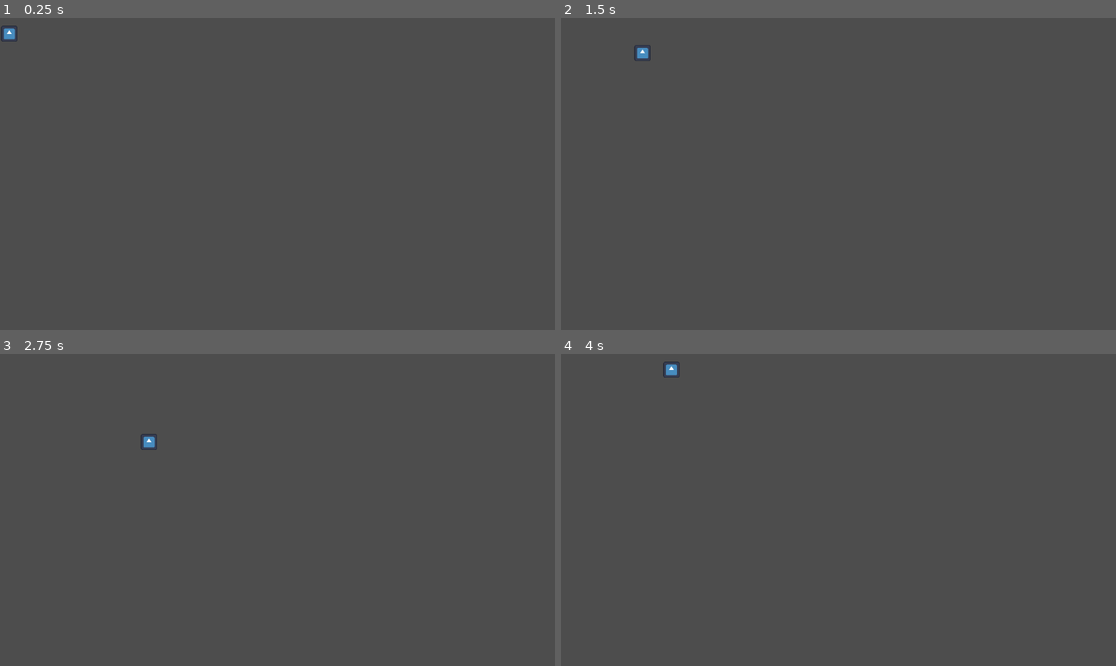
Above: before the commit, frames 1-4 (two rows, left to right).
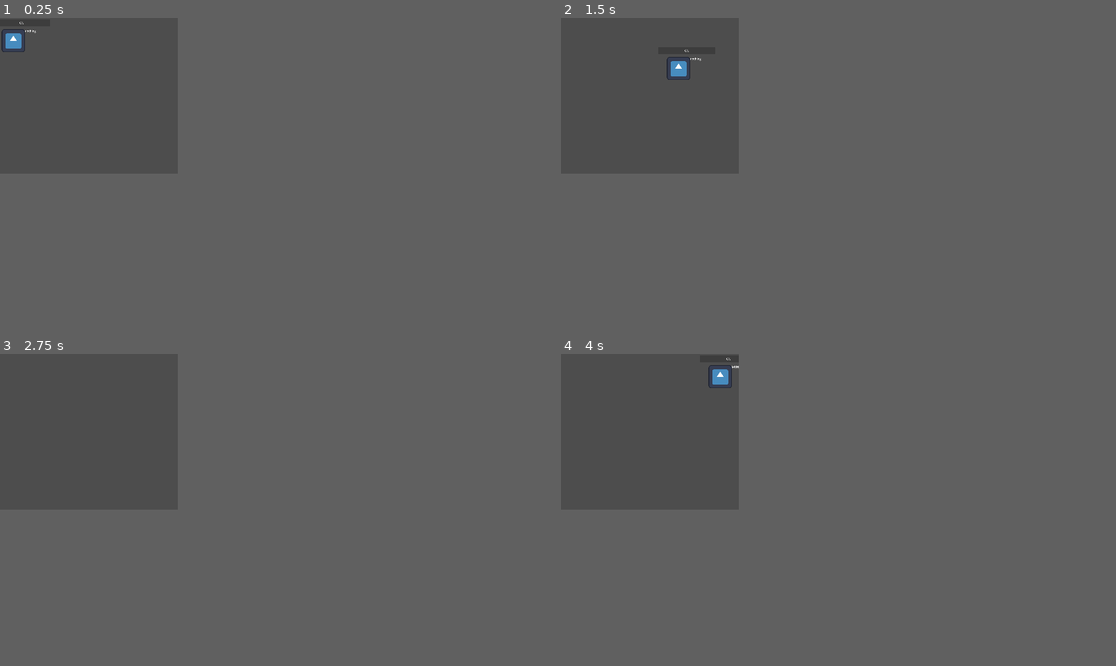
Above: after the commit, the same moments.

Repository: 8bitbiochemist/nes_jam_26
Game: Godot game, scene res://Scenes/world.tscn
Two runs of this game, one before a commit and one after it. Both use one fixed random seed, a clock stepped at 60 frames per second and the inputs below. The engine's default icon, where the game draws it, is replaced by a stand-in: a white triangle on a blue panel in a dark square.
Inputs:
- Up to frame 1 (0.25 s): no input
- Up to frame 2 (1.5 s): tap Enter at 0.5 s; hold Right (Right) 0.53-1.28 s; hold X (Interact) 0.53-1.28 s; tap Z (Item ) at 0.8, 1.35 s; hold Down (Down) from 1.28 s (still down)
- Up to frame 3 (2.75 s): tap X (Interact) at 1.55 s; release Down (Down) at 2.03 s; hold Right (Right) from 2.03 s (still down); hold X (Interact) from 2.03 s (still down); tap Z (Item ) at 2.3 s
- Up to frame 4 (4 s): release Right (Right) at 2.78 s; release X (Interact) at 2.78 s; hold Up (Up) 2.78-3.53 s; tap Z (Item ) at 2.85, 3.8 s; tap X (Interact) at 3.05 s; hold Left (Left) from 3.53 s (still down); hold X (Interact) from 3.53 s (still down)
In our replay, the window is 799x449 before the commit and 256x224 after it. These sizes can differ from the game's own. Grey fills any space a smaller window leaves; there, only what the larger window draws over its background counts as a difference.

The runs differ from the first frame. In frame 1, 0.2% of the frame differs, in the area x 0-7%, y 1-11%; in frame 2, 0.3%, in the area x 13-26%, y 8-20%; in frame 3, 0.1%; in frame 4, 0.3%.

Commit message:
Added bare bones life drain ability and testing for character controls. Also hunger.gd  was used to create a hunger bar for testing

Diff:
--- a/greed/Scenes/player.tscn
+++ b/greed/Scenes/player.tscn
@@ -6,7 +6,9 @@
 [sub_resource type="RectangleShape2D" id="RectangleShape2D_cvnsp"]
 size = Vector2(135, 136)
 
-[node name="CharacterBody2D" type="CharacterBody2D" unique_id=216121179]
+[sub_resource type="LabelSettings" id="LabelSettings_cvnsp"]
+
+[node name="Player" type="CharacterBody2D" unique_id=216121179]
 motion_mode = 1
 script = ExtResource("2_cvnsp")
 SPEED = 200.0
@@ -17,3 +19,22 @@
 
 [node name="Sprite2D" type="Sprite2D" parent="." unique_id=95169920]
 texture = ExtResource("1_v0iea")
+
+[node name="Testing Buttons" type="Label" parent="." unique_id=8246682]
+offset_left = 64.0
+offset_top = -65.0
+offset_right = 137.0
+offset_bottom = -42.0
+text = "[Nothing]"
+label_settings = SubResource("LabelSettings_cvnsp")
+
+[node name="Timer" type="Timer" parent="." unique_id=1069471341]
+wait_time = 0.055
+
+[node name="ProgressBar" type="ProgressBar" parent="." unique_id=1485849886]
+offset_left = -113.0
+offset_top = -117.0
+offset_right = 203.0
+offset_bottom = -80.0
+
+[connection signal="timeout" from="Timer" to="." method="_on_timer_timeout"]
--- /dev/null
+++ b/greed/Scripts/hunger.gd
@@ -0,0 +1,6 @@
+extends Node2D
+
+@onready var hunger = $"Hunger bar"
+# Called when the node enters the scene tree for the first time.
+func _ready() -> void:
+	pass # Replace with function body.
--- a/greed/Scripts/player.gd
+++ b/greed/Scripts/player.gd
@@ -2,7 +2,17 @@
 
 #dictates the speed of the character
 @export var SPEED = 300.0
+#This is the players maximum health
+@export var maxHealth = 30
+#current health variable used to update health of player
+@onready var currentHealth: int = maxHealth #
 
+#This function runs whatever is in it when the game starts
+#It currently activates the timer node which helps with the
+#life drain mechanic
+func _ready() -> void:
+	$Timer.wait_time = 2
+	$Timer.start()
 
 func _physics_process(_delta: float) -> void:
 #Movement
@@ -11,3 +21,27 @@
 	if velocity.length() > 1:
 		velocity.normalized()
 	move_and_slide()
+	actions()
+
+# this function is used to test that the players actions
+#will be changed when the assets are ready
+func actions():
+	if Input.is_action_pressed("Item "):
+		$"Testing Buttons".text="Item Used"
+	elif Input.is_action_pressed("Interact"):
+		$"Testing Buttons".text="MUNCH"
+	else:
+		$"Testing Buttons". text = "nothing"
+
+#this is the life drain function it takes an argument (amt)
+# and adds it to the currentHealth variable
+func life_drain(amt):
+	currentHealth += amt
+	currentHealth = clamp(currentHealth,0,maxHealth)
+
+
+#This is hear to actually make the player lose health
+#over time.
+func _on_timer_timeout() -> void:
+	life_drain(-1)
+	print(currentHealth)
--- a/greed/project.godot
+++ b/greed/project.godot
@@ -14,6 +14,12 @@
 run/main_scene="uid://b63k32qwcqevr"
 config/features=PackedStringArray("4.6", "GL Compatibility")
 config/icon="res://icon.svg"
+
+[display]
+
+window/size/viewport_width=256
+window/size/viewport_height=224
+window/vsync/vsync_mode=0
 
 [input]
 
Binary file added: greed/Assets/witch.png
Not shown, added: greed/Assets/witch.png.import
Not shown, added: greed/Scripts/hunger.gd.uid
